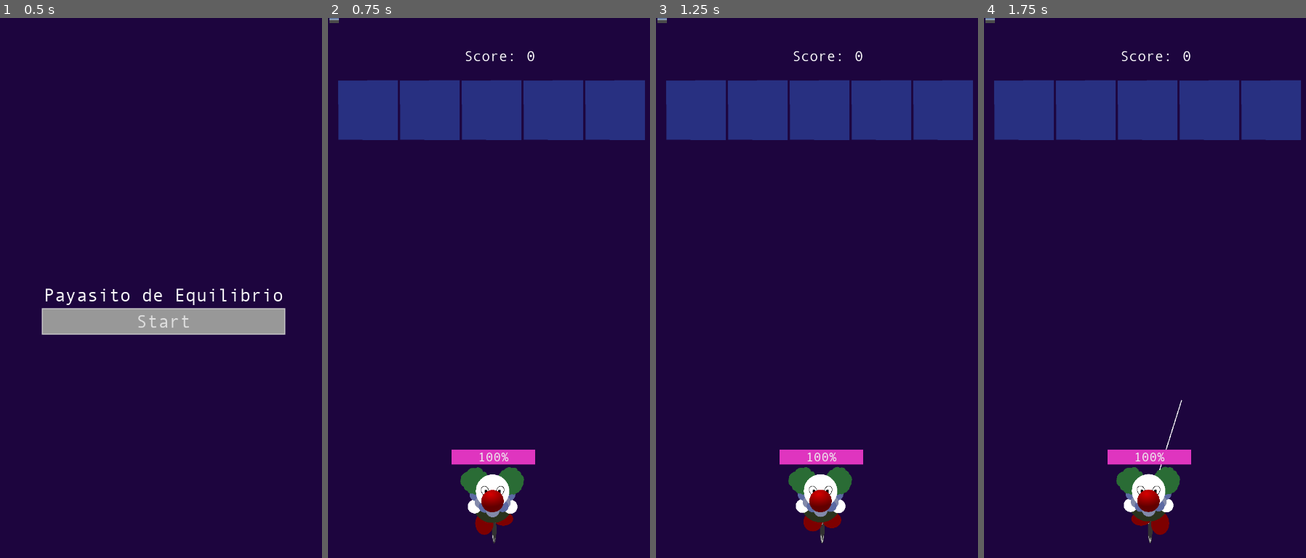
Above: before the commit, frames 1-4 (left to right).
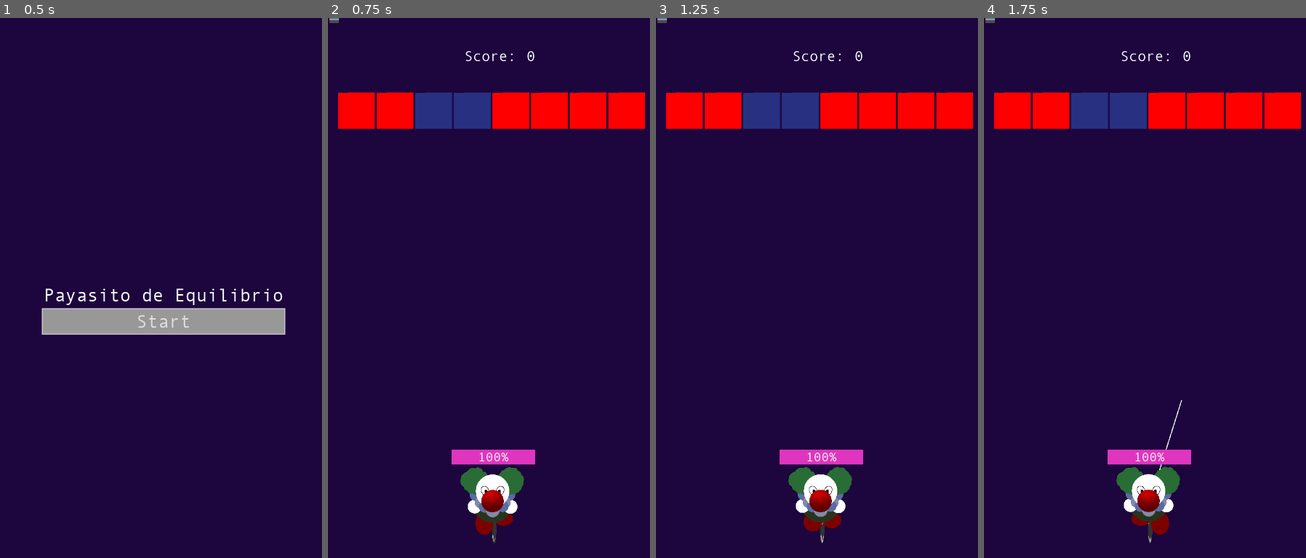
Above: after the commit, the same moments.

Repository: drarbego/payaso-de-equilibrio
Game: Godot game, scene res://StartGameMenu.tscn
Same seed, same stepped clock (60 frames per second), same inputs: the game is played once before the commit and once after it. A sky picture missing from this copy of the repository is replaced by a grey-blue gradient.
Inputs (mouse positions are in pixels of both pictures, inside the frame that each line leads up to):
- Up to frame 1 (0.5 s): no input
- Up to frame 2 (0.75 s): click "Start" at 0.5 s
- Up to frame 3 (1.25 s): no input
- Up to frame 4 (1.75 s): move the mouse to (1219, 277) at 1.27 s; press the mouse at (1219, 277) at 1.28 s

Frame 1 is identical in both runs. In frame 2, 8.9% of the frame differs, in the area x 3-99%, y 11-23%; in frame 3, 8.9%; in frame 4, 8.9%.

Commit message:
Spawn projectiles from bricks

Diff:
--- a/BaseProjectile.gd
+++ b/BaseProjectile.gd
@@ -2,9 +2,7 @@
 
 class_name Projectile
 
-export (float) var max_speed = 2500
-var speed = max_speed
-var speed_decrease = 300
+var speed = 2500
 var dir = Vector2.UP
 
 func _physics_process(delta):
@@ -13,5 +11,6 @@
 
 	if collision:
 		dir = dir.bounce(collision.normal)
-		if collision.collider is Brick:
+
+		if collision.collider.is_in_group("bricks"):
 			collision.collider.queue_free()
--- a/Bricks/Brick.gd
+++ b/Bricks/Brick.gd
@@ -3,9 +3,31 @@
 
 class_name Brick
 
+const Obstacle = preload("res://Obstacle.tscn")
+
 var target_pos = Vector2.ZERO
 var is_moving = false
 var speed = 100
+var is_aggresive = false
+const MAX_TIME = 5
+const MIN_TIME = 2
+
+func _ready():
+	if self.is_aggresive:
+		self.start_timer()
+		$Polygon2D.color = Color.red
+
+func start_timer():
+	$ObstacleTimer.wait_time = (MAX_TIME - MIN_TIME) * randf() + MIN_TIME
+	$ObstacleTimer.start()
+
+func _on_ObstacleTimer_timeout():
+	self.spawn_obstacle()
+	self.start_timer()
+
+func spawn_obstacle():
+	var obstacle = Obstacle.instance().init(self.global_position)
+	get_node("../../Obstacles").add_child(obstacle)
 
 func move_to_next_row():
 	self.target_pos = self.position + Vector2(0, self.get_height())
--- a/Bricks/Brick.tscn
+++ b/Bricks/Brick.tscn
@@ -3,7 +3,7 @@
 [ext_resource path="res://Bricks/Brick.gd" type="Script" id=1]
 
 [sub_resource type="RectangleShape2D" id=1]
-extents = Vector2( 66, 66 )
+extents = Vector2( 40.5, 40.5 )
 
 [node name="Brick" type="KinematicBody2D" groups=[
 "bricks",
@@ -19,4 +19,8 @@
 position = Vector2( -0.0253267, -1.23558 )
 scale = Vector2( 0.727793, 1.70695 )
 color = Color( 0.160784, 0.192157, 0.509804, 1 )
-polygon = PoolVector2Array( -90.2779, -37.8998, 90.4552, -38.5887, 90.4552, 38.9211, -89.4782, 38.2321 )
+polygon = PoolVector2Array( -55.0101, -22.2051, 55.6475, -23.0169, 55.9331, 24.0222, -55.4384, 23.9208 )
+
+[node name="ObstacleTimer" type="Timer" parent="."]
+one_shot = true
+[connection signal="timeout" from="ObstacleTimer" to="." method="_on_ObstacleTimer_timeout"]
--- a/Bricks/BrickSpawner.gd
+++ b/Bricks/BrickSpawner.gd
@@ -11,6 +11,8 @@
 	for i in range(brick_count):
 		var brick_pos_x = brick_width * i + brick_width/2
 		var brick = Brick.instance()
+		if randi() % 2 == 0:
+			brick.is_aggresive = true
 		brick.position = Vector2(brick_pos_x, 0)
 		add_child(brick)
 
--- a/Obstacle.gd
+++ b/Obstacle.gd
@@ -11,24 +11,18 @@
 
 signal destroyed(points)
 
+func init(global_pos: Vector2):
+	self.global_position = global_pos
+
+	return self
+
+func _ready():
+	self.speed = (max_speed - min_speed) * randf() + min_speed
+
 func _on_Hitbox_body_entered(body):
 	if body is Projectile:
 		$CollisionShape2D.set_deferred('disabled', true)
 		self.destroy()
-
-func _ready():
-	var shape = RectangleShape2D.new()
-	var x_extent = (randi() % (max_x_extent - min_x_extent + 1)) + min_x_extent
-	var y_extent = 80
-	shape.set_extents(Vector2(x_extent, y_extent))
-	$CollisionShape2D.set_shape(shape)
-	var top_left = Vector2(-shape.extents.x, -shape.extents.y)
-	var top_right = Vector2(shape.extents.x, -shape.extents.y)
-	var bottom_left = Vector2(-shape.extents.x, shape.extents.y)
-	var bottom_right = Vector2(shape.extents.x, shape.extents.y)
-	$Polygon2D.polygon = PoolVector2Array([top_left, top_right, bottom_right, bottom_left])
-
-	self.speed = ((float(max_x_extent) - float(x_extent)) / float(max_x_extent)) * (max_speed - min_speed) + min_speed
 
 func destroy():
 	var points = ceil((self.speed / self.max_speed) * 100)
--- a/Obstacle.tscn
+++ b/Obstacle.tscn
@@ -3,10 +3,10 @@
 [ext_resource path="res://Obstacle.gd" type="Script" id=1]
 
 [sub_resource type="RectangleShape2D" id=1]
-extents = Vector2( 80, 80 )
+extents = Vector2( 42.5, 42.5 )
 
 [sub_resource type="RectangleShape2D" id=2]
-extents = Vector2( 88, 88 )
+extents = Vector2( 42.5, 42.5 )
 
 [node name="Obstacle" type="KinematicBody2D"]
 collision_layer = 2
@@ -18,7 +18,7 @@
 
 [node name="Polygon2D" type="Polygon2D" parent="."]
 color = Color( 0.552941, 0.862745, 0.643137, 1 )
-polygon = PoolVector2Array( -80, -80, 80, -80, 80, 80, -80, 80 )
+polygon = PoolVector2Array( -40, -40, 40, -40, 40, 40, -40, 40 )
 
 [node name="Hitbox" type="Area2D" parent="."]
 collision_layer = 4
